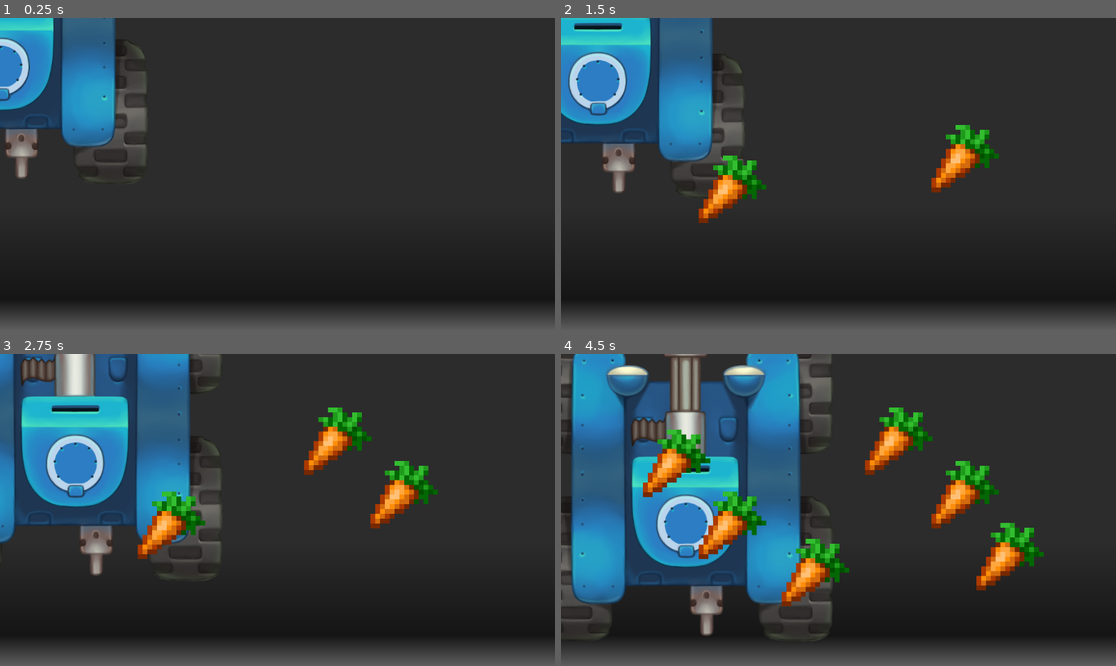
Above: before the commit, frames 1-4 (two rows, left to right).
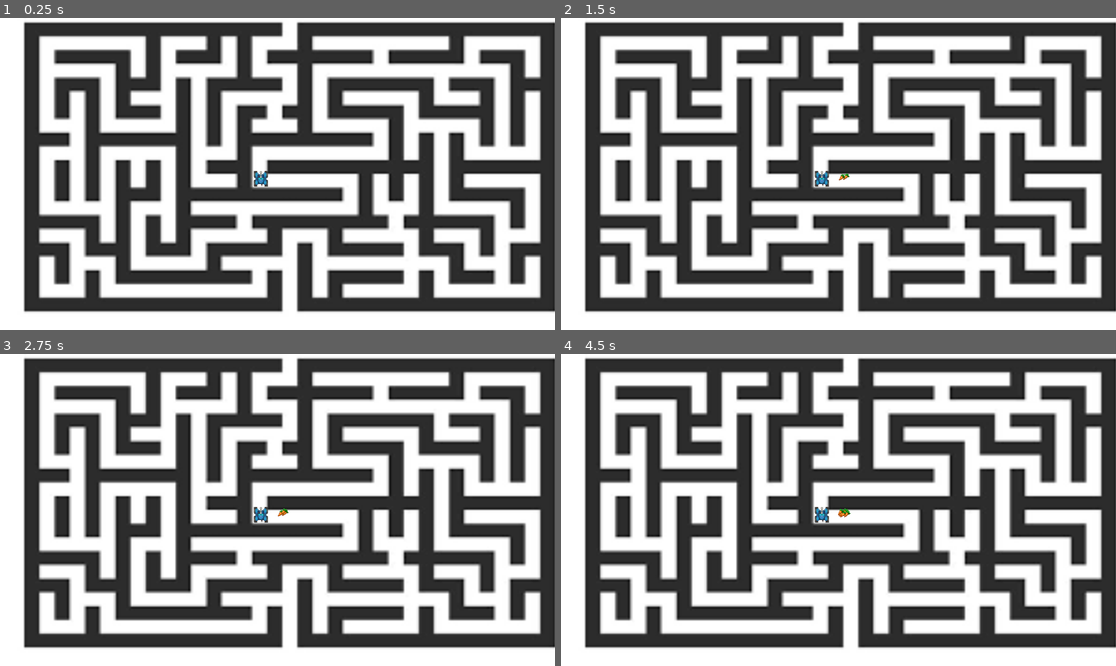
Above: after the commit, the same moments.

Repository: Dguerr15/Prototype3AnimalGuide
Game: Godot game, scene res://main.tscn
The game is run twice, just before and just after one commit, with the same random seed, the same clock (stepped at 60 frames per second) and the same inputs. Before the commit the project starts from res://node_2d.tscn.
Inputs (mouse positions are in pixels of both pictures, inside the frame that each line leads up to):
- Up to frame 1 (0.25 s): no input
- Up to frame 2 (1.5 s): tap Enter at 0.5 s; move the mouse to (960, 158) at 0.52 s; click (960, 158) at 0.67 s; move the mouse to (727, 189) at 1.27 s; click (727, 189) at 1.42 s
- Up to frame 3 (2.75 s): move the mouse to (333, 441) at 2.02 s; click (333, 441) at 2.17 s
- Up to frame 4 (4.5 s): move the mouse to (810, 572) at 2.77 s; click (810, 572) at 2.92 s; move the mouse to (1005, 556) at 3.52 s; click (1005, 556) at 3.67 s; move the mouse to (672, 463) at 4.27 s; click (672, 463) at 4.42 s

The runs differ from the first frame. In frame 1, 64% of the frame differs, in the area x 0-100%, y 0-100%; in frame 2, 67%; in frame 3, 70%; in frame 4, 76%.

Commit message:
camera, viewport for carrot needs fixing

Diff:
--- a/guide-animal/animal.gd
+++ b/guide-animal/animal.gd
@@ -1,6 +1,7 @@
 extends CharacterBody2D
 
 const SPEED = 100.0
+const RADIUS = 250.0
 var target_position = Vector2.ZERO
 func _ready():
 	target_position = global_position
@@ -20,7 +21,8 @@
 			#velocity = Vector2.ZERO
 			#move_and_slide()
 			#return # Exit early after eating
-
+	else:
+		target_position = global_position
 
 	var direction = (target_position - global_position).normalized()
 
@@ -35,9 +37,10 @@
 
 	for child in parent.get_children():
 		if child.get_scene_file_path() == "res://carrot.tscn":
-			carrots.append(child)
+			var carrot_distance = global_position.distance_to(child.global_position)
+			if carrot_distance <= RADIUS:
+				carrots.append(child)
 
-	# If no carrots are found, return null
 	if carrots.is_empty():
 		return null
 
--- /dev/null
+++ b/guide-animal/camera_2d.gd
@@ -0,0 +1,18 @@
+extends Camera2D
+
+@onready var camera = $Camera2D
+# Called when the node enters the scene tree for the first time.
+func _ready() -> void:
+	if camera:
+		print("found camera")
+		camera.make_current()
+	else:
+		print("no camera found")
+
+
+# Called every frame. 'delta' is the elapsed time since the previous frame.
+func _process(delta: float) -> void:
+	pass
+
+
+# Replace with the correct path to your camera
--- a/guide-animal/carrot.tscn
+++ b/guide-animal/carrot.tscn
@@ -5,4 +5,5 @@
 [node name="Carrot" type="Node2D"]
 
 [node name="Sprite2D" type="Sprite2D" parent="."]
+scale = Vector2(5, 5)
 texture = ExtResource("1_1sbab")
--- a/guide-animal/main.gd
+++ b/guide-animal/main.gd
@@ -1,6 +1,14 @@
 extends Node2D
 const CarrotScene = preload("res://carrot.tscn")
 const AnimalScene = preload("res://animal.gd")
+@onready var camera = $Camera2D
+
+func _ready() -> void:
+	if camera:
+		print("found camera")
+		camera.make_current()
+	else:
+		print("no camera found")
 
 
 
--- a/guide-animal/main.tscn
+++ b/guide-animal/main.tscn
@@ -10,7 +10,13 @@
 [node name="MazeNode" type="Node2D" parent="."]
 
 [node name="Maze" type="Sprite2D" parent="MazeNode"]
-scale = Vector2(214.84454, 194.92761)
+position = Vector2(1344, -768)
+scale = Vector2(232.9968, 211.71518)
 texture = ExtResource("2_1bvp3")
 
 [node name="CharacterBody2D" parent="." instance=ExtResource("3_lquwl")]
+position = Vector2(-1820, 518)
+scale = Vector2(2.495, 2.495)
+
+[node name="Camera2D" type="Camera2D" parent="."]
+zoom = Vector2(0.019, 0.019)
--- a/guide-animal/node_2d.tscn
+++ /dev/null
@@ -1,16 +0,0 @@
-[gd_scene load_steps=4 format=3 uid="uid://dhyjmaelbl4gw"]
-
-[ext_resource type="Script" uid="uid://m35d8qsnhl7" path="res://main.gd" id="1_epypp"]
-[ext_resource type="Texture2D" uid="uid://by6ivcaw0t6t1" path="res://download.png" id="1_wtcfe"]
-[ext_resource type="PackedScene" uid="uid://sjxdrt58o1os" path="res://animal.tscn" id="3_epypp"]
-
-[node name="Scene1Node" type="Node2D"]
-script = ExtResource("1_epypp")
-
-[node name="MazeNode" type="Node2D" parent="."]
-
-[node name="Maze" type="Sprite2D" parent="MazeNode"]
-scale = Vector2(214.84454, 194.92761)
-texture = ExtResource("1_wtcfe")
-
-[node name="CharacterBody2D" parent="." instance=ExtResource("3_epypp")]
--- a/guide-animal/project.godot
+++ b/guide-animal/project.godot
@@ -11,6 +11,10 @@
 [application]
 
 config/name="GuideAnimal"
-run/main_scene="uid://dhyjmaelbl4gw"
+run/main_scene="uid://daubchu4v5e8g"
 config/features=PackedStringArray("4.5", "Forward Plus")
 config/icon="res://icon.svg"
+
+[rendering]
+
+camera/depth_of_field/depth_of_field_bokeh_quality=2
Not shown, added: guide-animal/camera_2d.gd.uid
